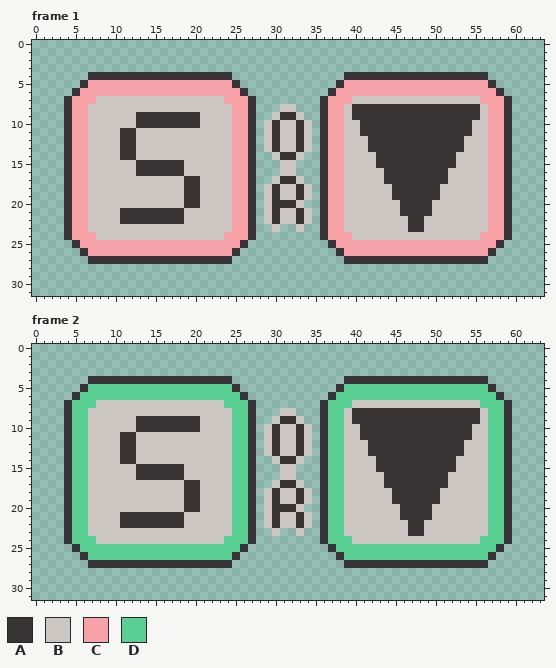
Pixel-art file, stored at _graphics/Intro/Keyboard Helper.aseprite. Above is the file before it was changed.
64x32 pixels, 2 frames. Shown: frame 1, frame 2.
Palette (. is transparent): A #373334  B #cbc6c1  C #f6a2a8  D #59cf93
Pixels before, frame 1, first column x 4:
 4 ...AAAAAAAAAAAAAAAAAA..............AAAAAAAAAAAAAAAAAA...
 5 ..ACCCCCCCCCCCCCCCCCCA............ACCCCCCCCCCCCCCCCCCA..
 6 .ACCCCCCCCCCCCCCCCCCCCA..........ACCCCCCCCCCCCCCCCCCCCA.
 7 ACCCBBBBBBBBBBBBBBBBCCCA........ACCCBBBBBBBBBBBBBBBBCCCA
 8 ACCBBBBBBBBBBBBBBBBBBCCA...BB...ACCBAAAAAAAAAAAAAAAABCCA
 9 ACCBBBBBBAAAAAAAABBBBCCA..BAAB..ACCBAAAAAAAAAAAAAAAABCCA
10 ACCBBBBBBAAAAAAAABBBBCCA.BABBAB.ACCBBAAAAAAAAAAAAAABBCCA
11 ACCBBBBAABBBBBBBBBBBBCCA.BABBAB.ACCBBAAAAAAAAAAAAAABBCCA
12 ACCBBBBAABBBBBBBBBBBBCCA.BABBAB.ACCBBBAAAAAAAAAAAABBBCCA
13 ACCBBBBAABBBBBBBBBBBBCCA.BABBAB.ACCBBBAAAAAAAAAAAABBBCCA
14 ACCBBBBAABBBBBBBBBBBBCCA..BAAB..ACCBBBBAAAAAAAAAABBBBCCA
15 ACCBBBBBBAAAAAABBBBBBCCA...BB...ACCBBBBAAAAAAAAAABBBBCCA
16 ACCBBBBBBAAAAAABBBBBBCCA...BB...ACCBBBBBAAAAAAAABBBBBCCA
17 ACCBBBBBBBBBBBBAABBBBCCA..BAAB..ACCBBBBBAAAAAAAABBBBBCCA
18 ACCBBBBBBBBBBBBAABBBBCCA.BABBAB.ACCBBBBBBAAAAAABBBBBBCCA
19 ACCBBBBBBBBBBBBAABBBBCCA.BABBAB.ACCBBBBBBAAAAAABBBBBBCCA
20 ACCBBBBBBBBBBBBAABBBBCCA.BAAAB..ACCBBBBBBBAAAABBBBBBBCCA
21 ACCBBBBAAAAAAAABBBBBBCCA.BABBAB.ACCBBBBBBBAAAABBBBBBBCCA
22 ACCBBBBAAAAAAAABBBBBBCCA.BABBAB.ACCBBBBBBBBAABBBBBBBBCCA
23 ACCBBBBBBBBBBBBBBBBBBCCA..B..B..ACCBBBBBBBBAABBBBBBBBCCA
24 ACCCBBBBBBBBBBBBBBBBCCCA........ACCCBBBBBBBBBBBBBBBBCCCA
25 .ACCCCCCCCCCCCCCCCCCCCA..........ACCCCCCCCCCCCCCCCCCCCA.
26 ..ACCCCCCCCCCCCCCCCCCA............ACCCCCCCCCCCCCCCCCCA..
27 ...AAAAAAAAAAAAAAAAAA..............AAAAAAAAAAAAAAAAAA...
Pixels before, frame 2, first column x 4:
 4 ...AAAAAAAAAAAAAAAAAA..............AAAAAAAAAAAAAAAAAA...
 5 ..ADDDDDDDDDDDDDDDDDDA............ADDDDDDDDDDDDDDDDDDA..
 6 .ADDDDDDDDDDDDDDDDDDDDA..........ADDDDDDDDDDDDDDDDDDDDA.
 7 ADDDBBBBBBBBBBBBBBBBDDDA........ADDDBBBBBBBBBBBBBBBBDDDA
 8 ADDBBBBBBBBBBBBBBBBBBDDA...BB...ADDBAAAAAAAAAAAAAAAABDDA
 9 ADDBBBBBBAAAAAAAABBBBDDA..BAAB..ADDBAAAAAAAAAAAAAAAABDDA
10 ADDBBBBBBAAAAAAAABBBBDDA.BABBAB.ADDBBAAAAAAAAAAAAAABBDDA
11 ADDBBBBAABBBBBBBBBBBBDDA.BABBAB.ADDBBAAAAAAAAAAAAAABBDDA
12 ADDBBBBAABBBBBBBBBBBBDDA.BABBAB.ADDBBBAAAAAAAAAAAABBBDDA
13 ADDBBBBAABBBBBBBBBBBBDDA.BABBAB.ADDBBBAAAAAAAAAAAABBBDDA
14 ADDBBBBAABBBBBBBBBBBBDDA..BAAB..ADDBBBBAAAAAAAAAABBBBDDA
15 ADDBBBBBBAAAAAABBBBBBDDA...BB...ADDBBBBAAAAAAAAAABBBBDDA
16 ADDBBBBBBAAAAAABBBBBBDDA...BB...ADDBBBBBAAAAAAAABBBBBDDA
17 ADDBBBBBBBBBBBBAABBBBDDA..BAAB..ADDBBBBBAAAAAAAABBBBBDDA
18 ADDBBBBBBBBBBBBAABBBBDDA.BABBAB.ADDBBBBBBAAAAAABBBBBBDDA
19 ADDBBBBBBBBBBBBAABBBBDDA.BABBAB.ADDBBBBBBAAAAAABBBBBBDDA
20 ADDBBBBBBBBBBBBAABBBBDDA.BAAAB..ADDBBBBBBBAAAABBBBBBBDDA
21 ADDBBBBAAAAAAAABBBBBBDDA.BABBAB.ADDBBBBBBBAAAABBBBBBBDDA
22 ADDBBBBAAAAAAAABBBBBBDDA.BABBAB.ADDBBBBBBBBAABBBBBBBBDDA
23 ADDBBBBBBBBBBBBBBBBBBDDA..B..B..ADDBBBBBBBBAABBBBBBBBDDA
24 ADDDBBBBBBBBBBBBBBBBDDDA........ADDDBBBBBBBBBBBBBBBBDDDA
25 .ADDDDDDDDDDDDDDDDDDDDA..........ADDDDDDDDDDDDDDDDDDDDA.
26 ..ADDDDDDDDDDDDDDDDDDA............ADDDDDDDDDDDDDDDDDDA..
27 ...AAAAAAAAAAAAAAAAAA..............AAAAAAAAAAAAAAAAAA...
After the commit:
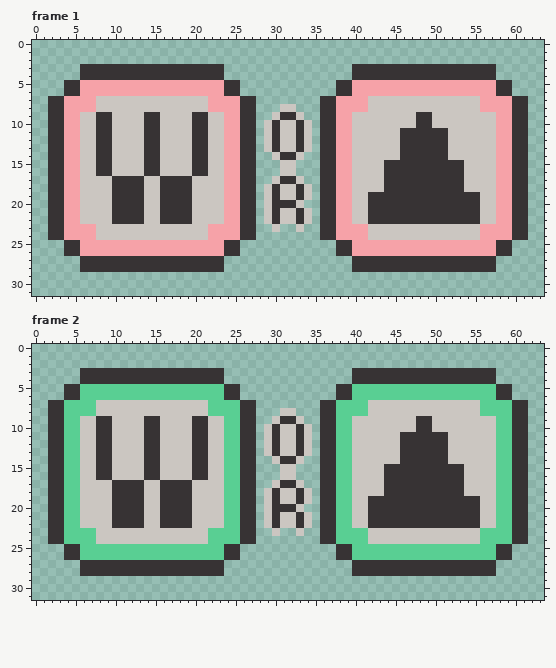
Commit message: Updated the helper icons to match the rest of the graphics style.
Change:
layer "Down" now hidden
layer "Up New" added
Changed rows in their new state; - is an unchanged pixel.
Frame 1:
first column x 2:
 3 ----AAAAAAAAAAAAAAAAAA----------------AAAAAAAAAAAAAAAAAA----
 4 ----A-----------------.--------------.-----------------A----
 5 --AAC-----------------A--------------A-----------------CAA--
 6 --A-------------------AA.----------.AA-------------------A--
 7 AAC-----------------CC--A----------A--CC-----------------CAA
 8 AAC--C--------------CCC-A----------A-CCCBBBBBBBBBBBBBBC--CAA
 9 AAC-B-AA---B--BBBB-A--C-A----------A-CBBBBBBBB--BBBBBB-B-CAA
10 AAC-B-AA---B--BBBB-A--C-A----------A-C-BBBBBBB--BBBBB--B-CAA
11 AAC-B-AA-BB-AA----AA--C-A----------A-C-BBBBB------BBB--B-CAA
12 AAC-B-AA-BB-AA----AA--C-A----------A-C--BBBB------BB---B-CAA
13 AAC-B-AA-BB-AA----AA--C-A----------A-C--BBBB------BB---B-CAA
14 AAC-B-AA-BB-AA----AA--C-A----------A-C---BBB------B----B-CAA
15 AAC-B-AA---B--BBB-AA--C-A----------A-C---B---------A---B-CAA
16 AAC-B-AA---B--BBB-AA--C-A----------A-C------------AA---B-CAA
17 AAC-B---AAAA--AAA-B---C-A----------A-C------------AA---B-CAA
18 AAC-B---AAAA--AAA-B---C-A----------A-C----A------AAA---B-CAA
19 AAC-B---AAAA--AAA-B---C-A----------A-C--AAA------AAAAA-B-CAA
20 AAC-B---AAAA--AAA-B---C-A----------A-C--AAAA----AAAAAA-B-CAA
21 AAC-B---A---BB---A----C-A----------A-C--AAAA----AAAAAA-B-CAA
22 AAC-B---A---BB---A----C-A----------A-C--AAAAA--AAAAAAA-B-CAA
23 AAC--C--------------CCC-A----------A-CCC-----BB-------C--CAA
24 AAC-----------------CC--A----------A--CC-----------------CAA
25 --A-------------------AA.----------.AA-------------------A--
26 --AAC-----------------A--------------A-----------------CAA--
27 ----A-----------------.--------------.-----------------A----
28 ----AAAAAAAAAAAAAAAAAA----------------AAAAAAAAAAAAAAAAAA----
Frame 2:
first column x 2:
 3 ----AAAAAAAAAAAAAAAAAA----------------AAAAAAAAAAAAAAAAAA----
 4 ----A-----------------.--------------.-----------------A----
 5 --AAD-----------------A--------------A-----------------DAA--
 6 --A-------------------AA.----------.AA-------------------A--
 7 AAD-----------------DD--A----------A--DD-----------------DAA
 8 AAD--D--------------DDD-A----------A-DDDBBBBBBBBBBBBBBD--DAA
 9 AAD-B-AA---B--BBBB-A--D-A----------A-DBBBBBBBB--BBBBBB-B-DAA
10 AAD-B-AA---B--BBBB-A--D-A----------A-D-BBBBBBB--BBBBB--B-DAA
11 AAD-B-AA-BB-AA----AA--D-A----------A-D-BBBBB------BBB--B-DAA
12 AAD-B-AA-BB-AA----AA--D-A----------A-D--BBBB------BB---B-DAA
13 AAD-B-AA-BB-AA----AA--D-A----------A-D--BBBB------BB---B-DAA
14 AAD-B-AA-BB-AA----AA--D-A----------A-D---BBB------B----B-DAA
15 AAD-B-AA---B--BBB-AA--D-A----------A-D---B---------A---B-DAA
16 AAD-B-AA---B--BBB-AA--D-A----------A-D------------AA---B-DAA
17 AAD-B---AAAA--AAA-B---D-A----------A-D------------AA---B-DAA
18 AAD-B---AAAA--AAA-B---D-A----------A-D----A------AAA---B-DAA
19 AAD-B---AAAA--AAA-B---D-A----------A-D--AAA------AAAAA-B-DAA
20 AAD-B---AAAA--AAA-B---D-A----------A-D--AAAA----AAAAAA-B-DAA
21 AAD-B---A---BB---A----D-A----------A-D--AAAA----AAAAAA-B-DAA
22 AAD-B---A---BB---A----D-A----------A-D--AAAAA--AAAAAAA-B-DAA
23 AAD--D--------------DDD-A----------A-DDD-----BB-------D--DAA
24 AAD-----------------DD--A----------A--DD-----------------DAA
25 --A-------------------AA.----------.AA-------------------A--
26 --AAD-----------------A--------------A-----------------DAA--
27 ----A-----------------.--------------.-----------------A----
28 ----AAAAAAAAAAAAAAAAAA----------------AAAAAAAAAAAAAAAAAA----
Where, in picture pixels (left, top, right, bottom), the same in both pictures:
changed: (48, 64, 248, 272)
changed: (328, 64, 528, 272)
changed: (48, 368, 248, 576)
changed: (328, 368, 528, 576)
